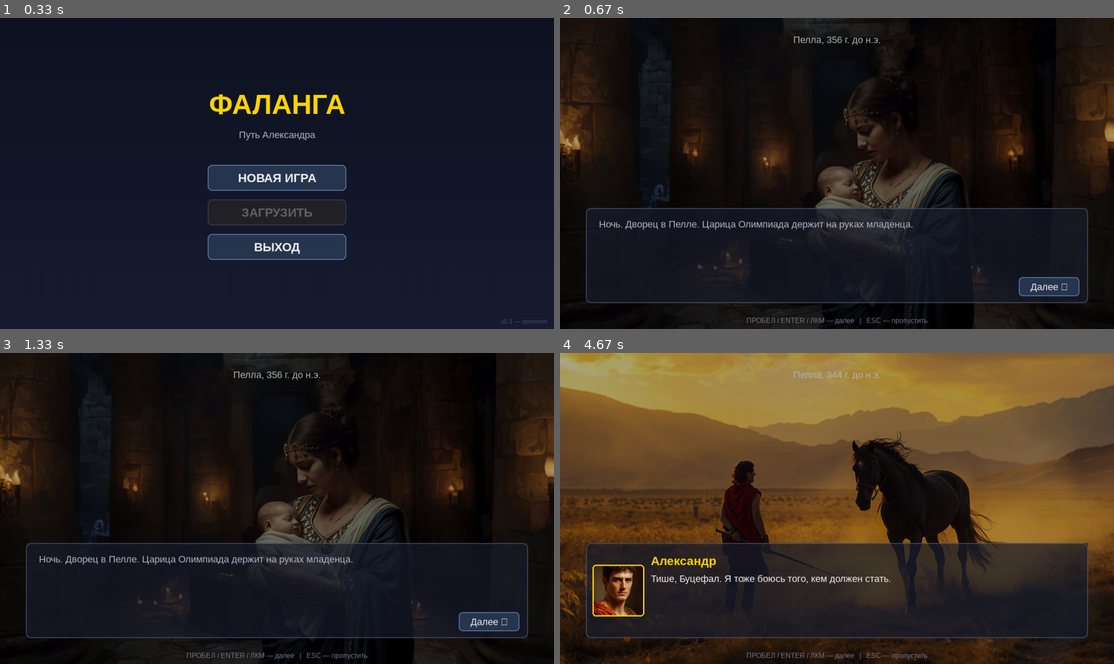
Above: before the commit, frames 1-4 (two rows, left to right).
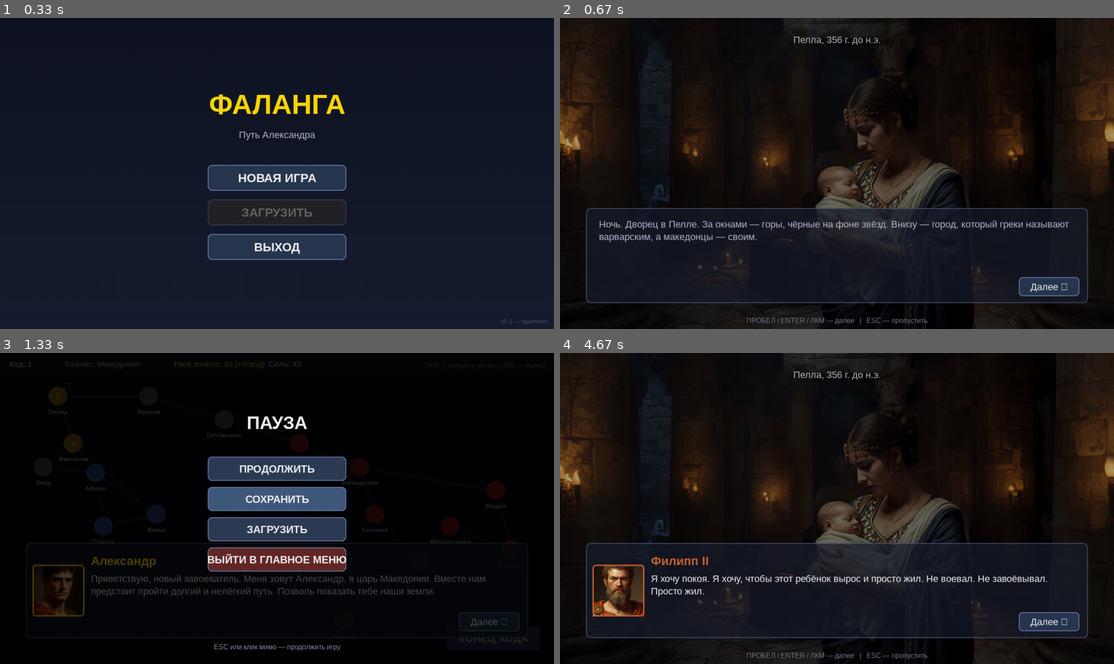
Above: after the commit, the same moments.

Repository: utkaran/Alexander
Game: pygame game, started from main_pygame.py
Same seed, same stepped clock (60 frames per second), same inputs: the game is played once before the commit and once after it.
Inputs (mouse positions are in pixels of both pictures, inside the frame that each line leads up to):
- Up to frame 1 (0.33 s): no input
- Up to frame 2 (0.67 s): click (837, 173) at 0.38 s
- Up to frame 3 (1.33 s): hold Esc 0.67-1.13 s; hold Esc from 1.17 s (still down)
- Up to frame 4 (4.67 s): release Esc at 1.63 s; click (903, 536) at 1.72 s; click (637, 499) at 2.05 s; click (837, 511) at 2.38 s, where only the run after the commit has a clickable "НОВАЯ ИГРА"; click (820, 455) at 2.72 s; click (759, 443) at 3.05 s; click (981, 480) at 3.38 s; click (1008, 502) at 3.72 s; click (953, 452) at 4.05 s; tap Enter at 4.33 s

Frame 1 is identical in both runs. In frame 2, 1.1% of the frame differs, in the area x 7-92%, y 65-73%; in frame 3, 36%; in frame 4, 71%, in the area x 0-100%, y 0-100%.

Commit message:
пролог

Diff:
--- a/core/ai.py
+++ b/core/ai.py
@@ -72,9 +72,9 @@
         result = game.attack(action["army"], action["target"])
         if result.get("ok"):
             if result["winner"] == "attacker":
-                text = f"Атаковал {result['region']} — победа (потери: {result['losses']})"
+                text = f"Захватил {result['region']} (потери: {result['losses']})"
             else:
-                text = f"Атаковал {result['region']} — поражение (потери: {result['losses']})"
+                text = f"Атака на {result['region']} отбита (потери: {result['losses']})"
             return {
                 "ok": True,
                 "type": "attack",
--- a/main_pygame.py
+++ b/main_pygame.py
@@ -154,7 +154,8 @@
                 self.renderer.handle_key(key)
             elif self.renderer.tutorial_active:
                 # ESC во время туториала игнорируется
-                pass
+                self.pause.reset()
+                self.state = STATE_PAUSE
             elif (self.renderer.recruit_mode
                   or self.renderer.attack_mode
                   or self.renderer.move_mode):
@@ -282,6 +283,8 @@
     def _save_to_slot(self, save_path: str) -> None:
         if self.game is None or self.slots is None:
             return
+        if self.renderer is not None:
+            self.renderer._sync_tutorial_position()
         try:
             save_game(self.game, save_path)
             self.slots.refresh()
--- a/story/characters.py
+++ b/story/characters.py
@@ -48,6 +48,27 @@
         'color': (120, 80, 40), # коричневый
         'flip': False,
     },
+
+'attalus': {
+        'name': 'Аттал',
+        'color': (140, 90, 60),
+        'flip': False,
+    },
+    'pausanias': {
+        'name': 'Павсаний',
+        'color': (90, 90, 90),
+        'flip': False,
+    },
+    'cleopatra': {
+        'name': 'Клеопатра',
+        'color': (200, 150, 180),
+        'flip': True,
+    },
+    'demosthenes': {
+        'name': 'Демосфен',
+        'color': (120, 130, 160),
+        'flip': False,
+    },
 }
 
 def get_name(who:str) -> str:
--- a/story/scenes/prologue.json
+++ b/story/scenes/prologue.json
@@ -5,55 +5,161 @@
       "title": "Пелла, 356 г. до н.э.",
       "background": "prologue_01",
       "lines": [
-        {"who":  "narrator", "text":  "Ночь. Дворец в Пелле. Царица Олимпиада держит на руках младенца."},
-        {"who":  "philip", "text":  "Как его назовем?"},
-        {"who":  "olympias", "text":  "Александр. Защитник мужей."},
-        {"who":  "narrator", "text":  "Филипп смотрит на сына. В его глазах гордость и тревога"}
+        {"who": "narrator", "text": "Ночь. Дворец в Пелле. За окнами — горы, чёрные на фоне звёзд. Внизу — город, который греки называют варварским, а македонцы — своим."},
+        {"who": "narrator", "text": "Олимпиада держит младенца. Она не улыбается. Она смотрит на сына так, будто видит в нём что-то, чего не видят другие."},
+        {"who": "olympias", "text": "Ты — не от смертного. Я знаю. Зевс пришёл ко мне в огне. Ты — его сын. И мир узнает это."},
+        {"who": "philip", "text": "Олимпиада. Это мой сын. Плоть от плоти моей. Не бог. Человек."},
+        {"who": "olympias", "text": "Ты не понимаешь. Ты никогда не понимал."},
+        {"who": "philip", "text": "Я понимаю одно. Я построил это царство из ничего. Я собрал армию, которая не знает поражений. Я заставил Грецию смотреть на нас — не как на варваров, а как на равных. И теперь я устал."},
+        {"who": "philip", "text": "Я хочу покоя. Я хочу, чтобы этот ребёнок вырос и просто жил. Не воевал. Не завоёвывал. Просто жил."},
+        {"who": "olympias", "text": "Он не будет жить просто. Он — огонь. Он — меч. Он — то, чего мир ещё не видел."},
+        {"who": "narrator", "text": "Филипп смотрит на сына. В его глазах — гордость. И тревога. Он не знает, кем станет этот ребёнок. Но он чувствует: этот ребёнок изменит всё. И это — не то, чего он хотел."}
       ],
-
       "next": "prologue_02"
     },
 
     {
       "id": "prologue_02",
-      "title": "Пелла. 344 г. до н.э.",
+      "title": "Что такое Македония",
       "background": "prologue_02",
       "lines": [
-        {"who":  "narrator", "text":  "Двенадцать лет спустя. Александр смотрит на коня, которого не может укротить никто."},
-        {"who": "philip", "text": "Он боится собственной тени. Продай его."},
-        {"who": "alexander", "text": "Он боится не тени, отец. Он боится своего отражения."},
-        {"who": "narrator", "text": "Александр подходит к коню. Тот храпит, но не отступает."},
-        {"who": "alexander", "text": "Тише, Буцефал. Я тоже боюсь того, кем должен стать."}
+        {"who": "narrator", "text": "Македония — это земля, где горы упираются в небо, а леса пахнут смолой. Здесь не строят мраморных храмов — здесь растят коней."},
+        {"who": "narrator", "text": "Для греков юга македонцы — почти варвары. Они говорят на грубом наречии, пьют неразбавленное вино и не спорят о философии на площадях."},
+        {"who": "narrator", "text": "Но у этих «варваров» есть то, чего нет у Афин. Царь, который решает — и войско, которое исполняет. Без собраний. Без споров. Без голосований."},
+        {"who": "narrator", "text": "Двадцать лет назад Филипп II взошёл на трон. Он создал фалангу — строй, о который разбиваются все враги. Он взял золото у гор Пангея. Он купил одних и победил других."},
+        {"who": "narrator", "text": "Теперь Македония — не варварская окраина. Это сила. И Греция это знает."}
       ],
       "next": "prologue_03"
     },
 
     {
       "id": "prologue_03",
-      "title": "Миеза, 343 г. до н.э.",
+      "title": "Что такое Греция",
       "background": "prologue_03",
       "lines": [
-        {"who": "narrator", "text": "Александр у Аристотеля. Учитель раскладывает свитки на столе."},
-        {"who": "aristotle", "text": "Что делает царя великим?"},
-        {"who": "alexander", "text": "Сила."},
-        {"who": "aristotle", "text": "Нет. Сила делает тиранов. Царя делает знание — знание себя и своего народа."},
-        {"who": "alexander", "text": "А если народ не хочет моего знания?"},
-        {"who": "aristotle", "text": "Тогда ты узнаешь, чего стоит быть царём."}
+        {"who": "narrator", "text": "Греция — не страна. Это сотни полисов, каждый со своими законами, богами и врагами. Афины, Спарта, Фивы, Коринф — они воюют друг с другом чаще, чем с чужеземцами."},
+        {"who": "narrator", "text": "Афины — гордость Эллады. Демократия, театр, философия. Но их время уходит. Спарта — воины, чья фаланга непобедима двести лет. Но их время тоже уходит."},
+        {"who": "narrator", "text": "В Афинах есть оратор по имени Демосфен. Он говорит, что Филипп — угроза. Он говорит, что греки должны объединиться. Его слушают. Но не все верят."},
+        {"who": "demosthenes", "text": "Филипп хочет не мира. Он хочет власти. Если мы не остановим его — он остановит нас."},
+        {"who": "narrator", "text": "Так говорит Демосфен. Греки спорят. Греки медлят. А Филипп — уже у границ."}
       ],
       "next": "prologue_04"
     },
 
     {
       "id": "prologue_04",
-      "title": "Эги, 336 г. до н.э.",
+      "title": "Миеза, 343 г. до н.э.",
       "background": "prologue_04",
       "lines": [
-        {"who": "narrator", "text": "Свадьба Клеопатры — дочери Филиппа от новой жены. Пир в разгаре."},
-        {"who": "narrator", "text": "Вбегает телохранитель. Слишком поздно."},
-        {"who": "parmenion", "text": "Филипп убит! Павсаний — это он, царь!"},
-        {"who": "alexander", "text": "Отец..."},
+        {"who": "narrator", "text": "Миеза. Аристотель сидит напротив мальчика. За окнами — сад, где растут оливы. Учитель ждёт. Он ждал всю жизнь — того, кто услышит."},
+        {"who": "narrator", "text": "Александр смотрит на него. В его глазах — не детское. Что-то другое. Что-то, что Аристотель не может назвать."},
+        {"who": "aristotle", "text": "Что делает царя великим?"},
+        {"who": "alexander", "text": "Сила."},
+        {"who": "narrator", "text": "Он не медлит ни секунды. Словно ответ ждал его всю жизнь. Словно мать вложила его — раньше, чем Аристотель."},
+        {"who": "aristotle", "text": "Сила порождает тиранов. Смерть. Разрушение. В знании таится настоящая сила."},
+        {"who": "alexander", "text": "Знание постигается через силу."},
+        {"who": "narrator", "text": "Аристотель замирает. Он не ожидал такого ответа. Он ожидал согласия. Или отрицания. Но не этого."},
+        {"who": "aristotle", "text": "Народ принимает знание, оправданное мудростью, а не тяжёлой рукой."},
+        {"who": "narrator", "text": "Александр молчит. Он видит — не слова. Две философии. Два мира. Один — знание. Другой — сила. И он знает: он не выберет."},
+        {"who": "alexander", "text": "Тогда я возьму всё."},
+        {"who": "narrator", "text": "Аристотель смотрит на мальчика. Он хотел услышать: «Я понял». Но услышал: «Я возьму всё». Это не то же самое."},
+        {"who": "narrator", "text": "Он думает: «Может быть, я ошибся. Может быть, этот — не тот, кто услышит. Может быть, этот — тот, кто сломает.»"},
+        {"who": "narrator", "text": "Он не говорит этого. Он говорит другое."},
+        {"who": "aristotle", "text": "Александр. Ты — человек. Не бог. Запомни это."},
+        {"who": "alexander", "text": "Я запомню."},
+        {"who": "narrator", "text": "Он не запомнит. Но Аристотель ещё надеется. В этом — его слабость. И его сила."}
+      ],
+      "next": "prologue_05"
+    },
+
+    {
+      "id": "prologue_05",
+      "title": "Ссора с отцом, 337 г. до н.э.",
+      "background": "prologue_05",
+      "lines": [
+        {"who": "narrator", "text": "Филипп женился на Клеопатре — молодой македонянке из знатного рода. Олимпиада изгнана. Она живёт в Эпире, у брата. И пишет сыну письма."},
+        {"who": "narrator", "text": "В письмах — одно и то же: «Ты — сын Зевса. Ты — выше их. Ты — не тень отца. Ты — пламя.»"},
+        {"who": "narrator", "text": "На свадебном пиру Аттал, дядя Клеопатры, поднимает чашу."},
+        {"who": "attalus", "text": "Пусть боги дадут Филиппу настоящего наследника — рождённого от македонянки!"},
+        {"who": "narrator", "text": "Тишина. Александр встаёт. Чаша летит в Аттала."},
+        {"who": "alexander", "text": "Значит, я — не настоящий."},
+        {"who": "philip", "text": "Александр. Сядь."},
+        {"who": "alexander", "text": "Ты позволил ему сказать это."},
+        {"who": "philip", "text": "Я позволил ему быть пьяным на моей свадьбе. Это не одно и то же."},
+        {"who": "alexander", "text": "Ты выбрал его. И её. И их сына."},
+        {"who": "narrator", "text": "Филипп молчит. Он не может сказать: «Я выбрал тебя». Потому что это — ложь."},
+        {"who": "philip", "text": "Сын. Я устал. Я не хочу воевать с тобой."},
+        {"who": "alexander", "text": "Ты никогда не хотел. Ты просто хотел покоя."},
+        {"who": "narrator", "text": "Александр уходит. Филипп смотрит ему вслед. И думает: «Я проиграл. Давно. Олимпиада победила.»"}
+      ],
+      "next": "prologue_06"
+    },
+
+    {
+      "id": "prologue_06",
+      "title": "Эги, 336 г. до н.э.",
+      "background": "prologue_06",
+      "lines": [
+        {"who": "narrator", "text": "Эги. Свадьба Клеопатры — дочери Филиппа от новой жены. Пир в разгаре. Гости со всей Греции."},
+        {"who": "narrator", "text": "Филипп идёт в театр без охраны. Он не боится — он только что объединил Грецию. Он устал бояться."},
+        {"who": "narrator", "text": "Он думает: «Сегодня я отдохну. Завтра — поговорю с сыном. Может быть, всё ещё можно исправить.»"},
+        {"who": "narrator", "text": "Он не знает, что завтра не будет."},
+        {"who": "pausanias", "text": "Филипп."},
+        {"who": "narrator", "text": "Удар. Царь падает. Кровь на белых одеждах."},
+        {"who": "narrator", "text": "Он смотрит в небо. И думает: «Александр...»"},
         {"who": "narrator", "text": "Александр стоит над телом. Плакать нельзя. Царю — нельзя."},
-        {"who": "alexander", "text": "Я — царь Македонии. И я закончу то, что он начал."}
+        {"who": "narrator", "text": "Он думает: если бы я не ушёл. Если бы я был рядом."},
+        {"who": "narrator", "text": "Он не скажет этого. Никогда. Но будет помнить."},
+        {"who": "alexander", "text": "Я — царь."}
+      ],
+      "next": "prologue_07"
+    },
+
+    {
+      "id": "prologue_07",
+      "title": "Пелла, 336 г. до н.э.",
+      "background": "prologue_07",
+      "lines": [
+        {"who": "narrator", "text": "Царские покои. Спальня Филиппа. Дверь закрыта. За ней — тело. Александр стоит перед дверью. Он не входит."},
+        {"who": "narrator", "text": "Подходит Олимпиада. Она не плачет. Она не умеет плакать. Она смотрит на сына — и видит то, что хотела видеть всю жизнь."},
+        {"who": "olympias", "text": "Сын мой. Зевс дал тебе шанс. Шанс занять место отца. Сделать всё лучше."},
+        {"who": "narrator", "text": "Александр молчит."},
+        {"who": "olympias", "text": "Теперь ты будешь царём. И тебя ждут великие свершения."},
+        {"who": "narrator", "text": "Александр не смотрит на неё. Он смотрит на дверь."},
+        {"who": "alexander", "text": "Мы с ним часто ругались. Но я любил его."},
+        {"who": "narrator", "text": "Олимпиада молчит. Она не знает, что сказать. Она не умеет говорить о любви. Только о величии."},
+        {"who": "olympias", "text": "Ты — сын Зевса. Ты — выше любви."},
+        {"who": "narrator", "text": "Александр не отвечает. Он идёт. В сторону тронного зала."},
+        {"who": "alexander", "text": "Я сломаю мир. Если понадобится."},
+        {"who": "narrator", "text": "Это не угроза. Не клятва. Это — обещание. Отцу. Которого нет."},
+        {"who": "narrator", "text": "Он не говорит: «Я докажу, что ты был великим». Но это — в его словах. В каждом."},
+        {"who": "narrator", "text": "Олимпиада смотрит ему вслед. И впервые — за много лет — понимает."},
+        {"who": "narrator", "text": "Филипп не был её врагом. Он был якорем. Якорем для мальчика. Пока отец был жив — Александр знал, где берег. Знал, к чему возвращаться."},
+        {"who": "narrator", "text": "Теперь якорь обрублен. И Олимпиада понимает: она хотела этого. Она молилась об этом. Но она не думала, что будет так."},
+        {"who": "narrator", "text": "Она не знает, что теперь остановит сына. И, может быть, не хочет знать."},
+        {"who": "narrator", "text": "Александр идёт по коридору. Дворцовая стража склоняет головы. Он не видит их."},
+        {"who": "narrator", "text": "Он думает: «Я не был рядом. Если бы я был рядом — Павсаний не поднял бы руку. Если бы я не ушёл — отец был бы жив.»"},
+        {"who": "narrator", "text": "Он не скажет этого. Никогда. Но будет помнить. Каждый день. Каждый бой. Каждый город, который он возьмёт — будет попыткой доказать: «Он был великим. Я — его сын. Я — не зря.»"},
+        {"who": "narrator", "text": "Он проходит мимо портрета отца. На мгновение — останавливается. Кулак сжимается сам. Не от злости. От боли."},
+        {"who": "narrator", "text": "Несколько секунд. Потом — маска. Потом — трон."}
+      ],
+      "next": "prologue_08"
+    },
+
+    {
+      "id": "prologue_08",
+      "title": "Коринф, 336 г. до н.э.",
+      "background": "prologue_08",
+      "lines": [
+        {"who": "narrator", "text": "Через несколько месяцев. Коринф. Послы всех греческих полисов. Александр — не мальчик. Он — царь. Он разбил фракийцев и иллирийцев. Его армия — у границ Греции."},
+        {"who": "narrator", "text": "Он не думает об отце. Он заставляет себя не думать. Потому что если подумает — вспомнит, что не был рядом. И тогда — не сможет идти."},
+        {"who": "narrator", "text": "Он не думает о матери. Но её голос — в его голове. «Ты — сын Зевса. Ты — выше их. Ты — пламя.»"},
+        {"who": "alexander", "text": "Я не требую вашей любви. Я требую вашего признания."},
+        {"who": "narrator", "text": "Спарта отказалась. Афины промолчали. Остальные — согласились."},
+        {"who": "narrator", "text": "Александр — гегемон Эллады. В двадцать лет."},
+        {"who": "narrator", "text": "Он смотрит на восток. Туда, где был Филипп. Туда, где Филиппа не было. Туда, где он будет сам."},
+        {"who": "narrator", "text": "Он не знает, что мать уже написала ему письмо. «Теперь ты — царь. Но ты — не царь Македонии. Ты — царь мира. Так было предсказано.»"},
+        {"who": "narrator", "text": "Он прочитает письмо. И поверит."}
       ],
       "next": null,
       "is_final": true
--- a/ui/renderer.py
+++ b/ui/renderer.py
@@ -899,8 +899,6 @@
             return
 
         if result.get("type") == "attack" and result.get("battle"):
-            self.battle_report = result["battle"]
-            self.battle_report_timer = 2000
             self.ai_action_delay = 2200
         else:
             self.ai_action_delay = 700
@@ -1265,6 +1263,27 @@
         self.selected_region = None
         return None
 
+    def _skip_novel(self) -> None:
+        """Проматывает новеллу до конца (до choices или до финала)."""
+        # Проматываем строки, пока можно. Если упираемся в выборы — останавливаемся.
+        while True:
+            if self.novel_engine.is_finished:
+                self._end_novel()
+                return
+            if self.novel_engine.is_on_last_line() and self.novel_engine.has_choices():
+                # Дошли до выборов — скип невозможен, пусть игрок выберет.
+                return
+            result = self.novel_engine.next_line()
+            if result == "final":
+                self._end_novel()
+                return
+            if result == "next_scene":
+                # Переход к следующей сцене — продолжаем проматывать.
+                continue
+            if result == "choices":
+                # Строки кончились, есть выборы — останавливаемся.
+                return
+
     def _handle_recruit_click(self, pos: tuple[int, int]) -> str | None:
         w, h = 520, 420
         x = (self.width - w) // 2
@@ -1292,6 +1311,7 @@
     def handle_key(self, key: int) -> None:
         if self.novel_active:
             if key == pygame.K_ESCAPE:
+                self._skip_novel()
                 return
             result = self.novel_view.handle_key(key)
             self._handle_novel_result(result)
@@ -1300,7 +1320,7 @@
         # Туториал: ESC игнорируется, пробел/enter — "Далее"
         if self.tutorial_active and self.tutorial_view is not None:
             if key == pygame.K_ESCAPE:
-                return
+                return 'pause'
             result = self.tutorial_view.handle_key(key)
             self._handle_tutorial_result(result)
             return
